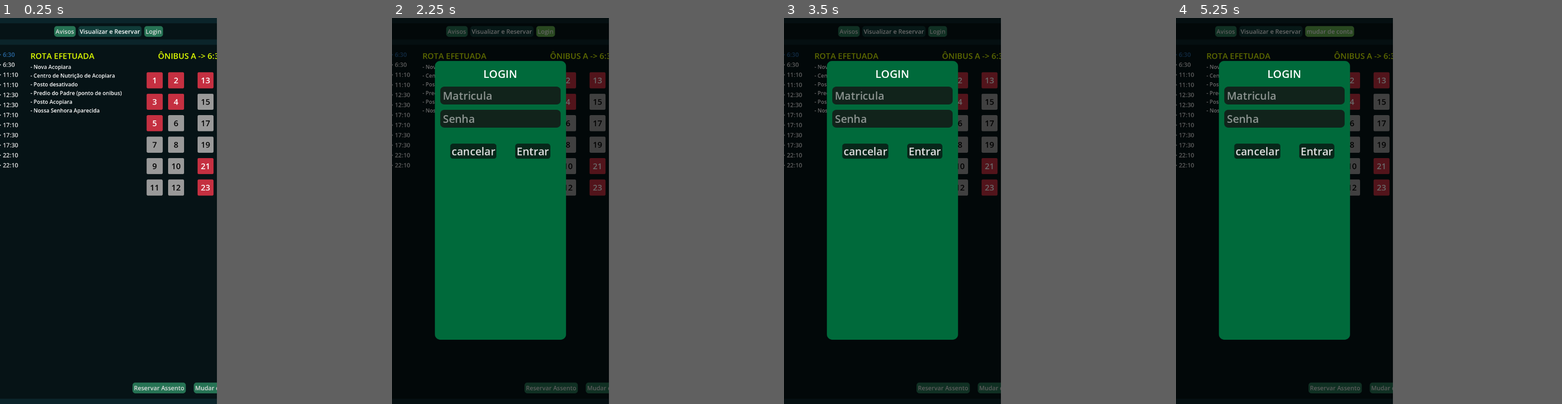
Above: before the commit, frames 1-4 (left to right).
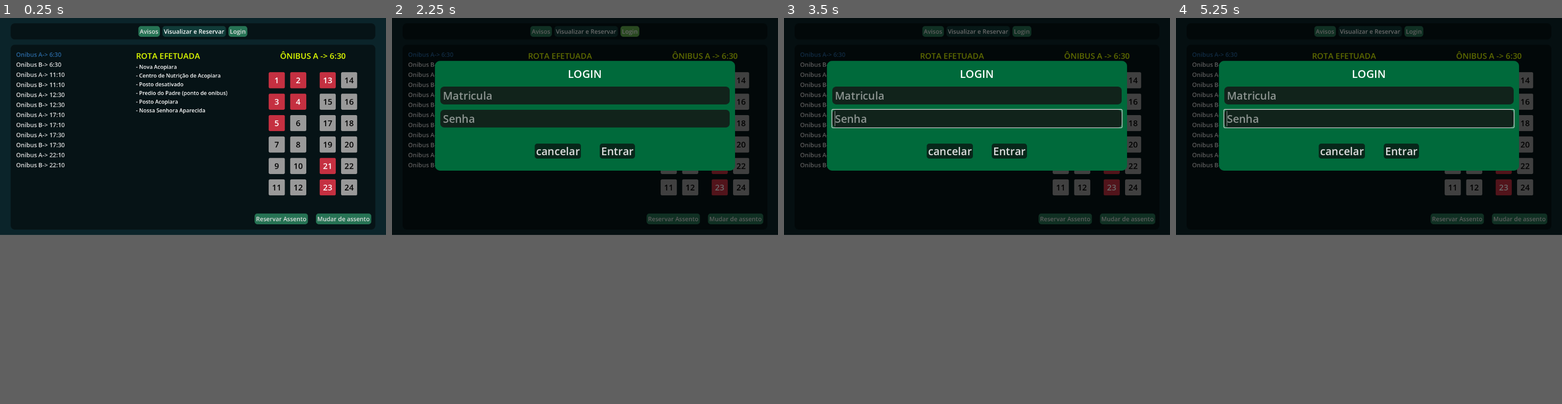
Above: after the commit, the same moments.

Repository: DOGamedev5/IHCRotasIFCE
Game: Godot game, scene res://main.tscn
Two runs of this game, one before a commit and one after it. Both use one fixed random seed, a clock stepped at 60 frames per second and the inputs below.
Inputs (mouse positions are in pixels of both pictures, inside the frame that each line leads up to):
- Up to frame 1 (0.25 s): no input
- Up to frame 2 (2.25 s): click "Avisos" at 0.5 s; click "Visualizar e Reservar" at 1.25 s; click "Login" at 2 s
- Up to frame 3 (3.5 s): click "6" at 2.75 s
- Up to frame 4 (5.25 s): click (1199, 83) at 3.5 s, where only the run after the commit has a clickable "Onibus A-> 6:30"; click "7" at 4.25 s; click "mudar de conta" (after the commit: "Login") at 5 s
In our replay, the window is 449x799 before the commit and 799x449 after it. These sizes can differ from the game's own. Grey fills any space a smaller window leaves; there, only what the larger window draws over its background counts as a difference.

The runs differ from the first frame. In frame 1, 12% of the frame differs, in the area x 0-97%, y 2-98%; in frame 2, 33%; in frame 3, 33%; in frame 4, 33%.

Commit message:
added mobile support

Diff:
--- a/main.gd
+++ b/main.gd
@@ -3,8 +3,17 @@
 @onready var desktop := preload("res://src/desktopMain/main.tscn")
 @onready var mobile := preload("res://src/mobileMain/main.tscn")
 
+@onready var main : Node
+
 func _ready() -> void:
+	print(ProjectSettings.get("global/isMobile"))
 	if OS.has_feature("mobile"):
-		add_child(mobile.instantiate())
+		main = mobile.instantiate()
+		ProjectSettings.set("global/isMobile", true)
 	else:
-		add_child(desktop.instantiate())
+		main = desktop.instantiate()
+		ProjectSettings.set("global/isMobile", false)
+
+	print(ProjectSettings.get("global/isMobile"))
+
+	add_child(main)
--- a/project.godot
+++ b/project.godot
@@ -13,12 +13,13 @@
 config/name="Rotas IFCEs"
 run/main_scene="uid://bqxycsdi7a1ss"
 config/features=PackedStringArray("4.6", "GL Compatibility")
-config/icon="res://icon.svg"
+boot_splash/bg_color=Color(0.015979346, 0.08463544, 0.062644035, 1)
+boot_splash/image="uid://bjp8pim4bvtb"
+config/icon="uid://dwam0qu2e3ler"
 
-[display]
+[global]
 
-window/size/viewport_width=648
-window/size/viewport_height=1152
+isMobile=true
 
 [physics]
 
--- a/src/mobileMain/main.gd
+++ b/src/mobileMain/main.gd
@@ -12,6 +12,8 @@
 @onready var loginTab := $login
 @onready var matriculaText := $login/login/PanelContainer/MarginContainer/VBoxContainer/matricula
 @onready var senhaText := $login/login/PanelContainer/MarginContainer/VBoxContainer/senha
+
+@export var context := "desktop"
 
 func tab_changed(toggled_on: bool, id: int) -> void:
 	if toggled_on == true:
--- a/src/mobileMain/main.tscn
+++ b/src/mobileMain/main.tscn
@@ -200,13 +200,14 @@
 size_flags_vertical = 3
 theme_override_styles/panel = SubResource("StyleBoxFlat_7dm0k")
 
-[node name="rotasInfo" type="HBoxContainer" parent="MarginContainer/VBoxContainer/visualize" unique_id=1520495363]
+[node name="rotasInfo" type="VBoxContainer" parent="MarginContainer/VBoxContainer/visualize" unique_id=1443815512 node_paths=PackedStringArray("buttonListNode", "reservarAcentos")]
 layout_mode = 2
 script = ExtResource("2_debxh")
+buttonListNode = NodePath("margin/list")
+reservarAcentos = NodePath("acentos")
 
 [node name="margin" type="MarginContainer" parent="MarginContainer/VBoxContainer/visualize/rotasInfo" unique_id=635051732]
 layout_mode = 2
-size_flags_horizontal = 2
 theme_override_constants/margin_left = 16
 theme_override_constants/margin_top = 16
 theme_override_constants/margin_right = 16
@@ -215,7 +216,22 @@
 [node name="list" type="VBoxContainer" parent="MarginContainer/VBoxContainer/visualize/rotasInfo/margin" unique_id=283445893]
 layout_mode = 2
 
+[node name="voltar" type="Button" parent="MarginContainer/VBoxContainer/visualize/rotasInfo" unique_id=2117136393]
+visible = false
+custom_minimum_size = Vector2(0, 32)
+layout_mode = 2
+size_flags_vertical = 4
+theme_override_font_sizes/font_size = 44
+theme_override_styles/normal = SubResource("StyleBoxFlat_ig7tw")
+theme_override_styles/pressed = SubResource("StyleBoxFlat_0xm2m")
+theme_override_styles/hover = SubResource("StyleBoxFlat_h2yge")
+theme_override_styles/disabled = SubResource("StyleBoxFlat_1bvp3")
+theme_override_styles/focus = SubResource("StyleBoxFlat_lquwl")
+toggle_mode = true
+text = "Voltar"
+
 [node name="rotaInfo" type="MarginContainer" parent="MarginContainer/VBoxContainer/visualize/rotasInfo" unique_id=1953457855]
+visible = false
 layout_mode = 2
 size_flags_horizontal = 3
 theme_override_constants/margin_left = 16
@@ -229,12 +245,13 @@
 [node name="Label" type="Label" parent="MarginContainer/VBoxContainer/visualize/rotasInfo/rotaInfo/info" unique_id=350351431]
 layout_mode = 2
 theme_override_colors/font_color = Color(0.8833333, 1, 0, 1)
-theme_override_font_sizes/font_size = 24
+theme_override_font_sizes/font_size = 32
 text = "ROTA EFETUADA"
 uppercase = true
 
 [node name="rota" type="Label" parent="MarginContainer/VBoxContainer/visualize/rotasInfo/rotaInfo/info" unique_id=982777317]
 layout_mode = 2
+theme_override_font_sizes/font_size = 28
 text = "- Nova Acopiara
 - Centro de Nutrição de Acopiara
 - Posto desativado
@@ -243,6 +260,7 @@
 - Nossa Senhora Aparecida"
 
 [node name="acentos" parent="MarginContainer/VBoxContainer/visualize/rotasInfo" unique_id=1835582175 instance=ExtResource("3_y6j25")]
+visible = false
 layout_mode = 2
 
 [node name="avisos" type="MarginContainer" parent="MarginContainer/VBoxContainer/visualize" unique_id=1783114629]
@@ -373,5 +391,6 @@
 [connection signal="toggled" from="MarginContainer/VBoxContainer/options/HBoxContainer/avisos" to="." method="tab_changed" binds= [1]]
 [connection signal="toggled" from="MarginContainer/VBoxContainer/options/HBoxContainer/rotas" to="." method="tab_changed" binds= [0]]
 [connection signal="pressed" from="MarginContainer/VBoxContainer/options/HBoxContainer/login" to="." method="_on_login_pressed"]
+[connection signal="pressed" from="MarginContainer/VBoxContainer/visualize/rotasInfo/voltar" to="MarginContainer/VBoxContainer/visualize/rotasInfo" method="_on_voltar_pressed"]
 [connection signal="pressed" from="login/login/PanelContainer/MarginContainer/VBoxContainer/HBoxContainer/cancela" to="." method="_on_cancela_pressed"]
 [connection signal="pressed" from="login/login/PanelContainer/MarginContainer/VBoxContainer/HBoxContainer/entrar" to="." method="_on_entrar_pressed"]
--- a/src/rotasInfo.gd
+++ b/src/rotasInfo.gd
@@ -1,4 +1,4 @@
-extends HBoxContainer
+extends BoxContainer
 
 @onready var rotas := [
 	RotaObject.new("A", "6:30", 24, [0, 1, 20, 12, 4, 3, 22, 2, 3]),
@@ -30,11 +30,22 @@
 		#buttonListReference.append(button)
 		button.connect("selected", rotaSelected)
 
-	buttonListNode.get_children()[0].button_pressed = true
+	if not ProjectSettings.get("global/isMobile"): buttonListNode.get_children()[0].button_pressed = true
 
 func rotaSelected(id : int, button : Button):
 	for btn : Button in buttonListNode.get_children():
-		if btn != button:
+		if btn != button or ProjectSettings.get("global/isMobile"):
 			btn.button_pressed = false
 
 	reservarAcentos.setup(rotas[button.id])
+	changeMobileMode(false)
+
+func changeMobileMode(rotaList : bool):
+	if ProjectSettings.get("global/isMobile"):
+		$margin.visible = rotaList
+		$voltar.visible = not rotaList
+		$rotaInfo.visible = not rotaList
+		$acentos.visible = not rotaList
+
+func _on_voltar_pressed() -> void:
+	changeMobileMode(true)
Binary file added: rotasIcon.png
Not shown, added: rotasIcon.png.import
Not shown, added: rotasIcon.svg.import
